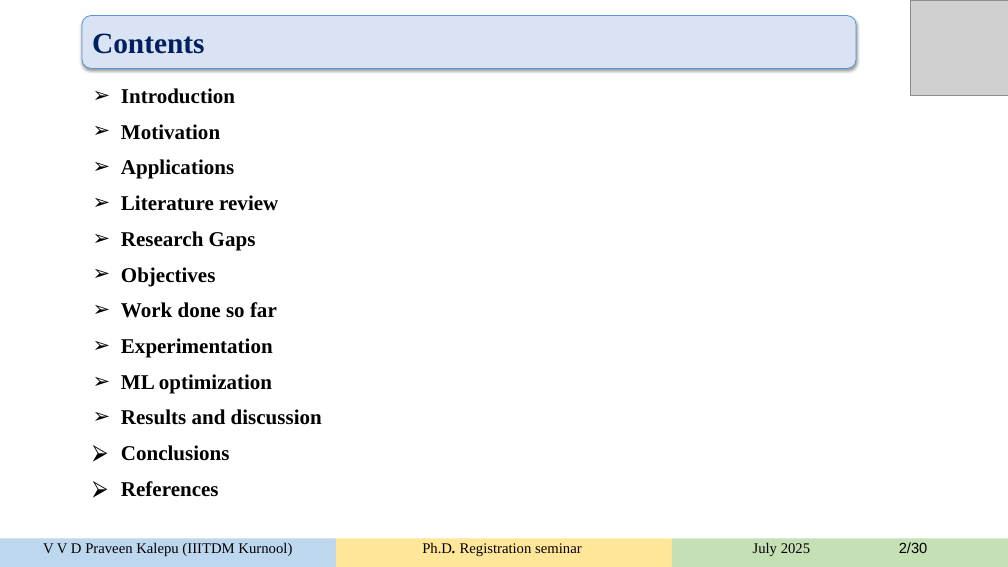
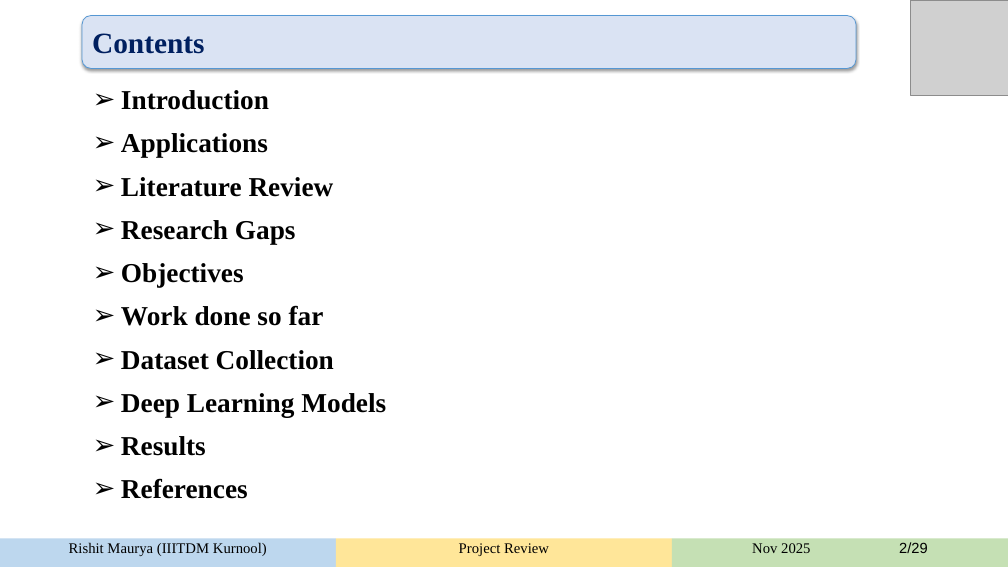
Before and after one commit to rishitmaurya/Human-Activity-Recognition, a slide deck: slide 2 of HAR_rishit.pptx. Drawn at 1008x567 pixels with LibreOffice and Linux fonts; fonts in the diff are those of the drawing; grey boxes stand for pictures. Boxes give left, top, right and bottom in pixels: in the first picture for what was removed or moved away, otherwise in the second. Text is boxed around its words. In the diff, an @@ line names an element or a change of style, - is before the commit and + after.

Commit message:
ppt final

```diff
--- a/HAR_rishit.pptx
+++ b/HAR_rishit.pptx
@@ subtitle at (121, 90, 324, 499): size 20 to 26 pt in "Introduction", "Applications", "Research Gaps", "Objectives" and 2 more places; bullet ⮚ to ➢ @@
@@ subtitle at (121, 124, 220, 140): paragraph removed @@
-➢ Motivation
@@ subtitle at (121, 177, 334, 197): text changed; size 20 to 26 pt @@
-➢ Literature review
+➢ Literature Review
@@ subtitle at (121, 350, 386, 456): text changed; size 20 to 26 pt @@
-➢ Experimentation
-➢ ML optimization
-➢ Results and discussion
-⮚ Conclusions
+➢ Dataset Collection
+➢ Deep Learning Models
+➢ Results
@@ text in freeform shape at (69, 542, 267, 556): text changed @@
-V V D Praveen Kalepu (IIITDM Kurnool)
+Rishit Maurya (IIITDM Kurnool)
@@ text in freeform shape at (459, 543, 549, 556): text changed @@
-Ph.D. Registration seminar
+Project Review
@@ text in freeform shape at (752, 542, 928, 553): text changed @@
-July 2025 2/30
+Nov 2025 2/29
```
Also in this commit, not shown: 27 other slides changed.
